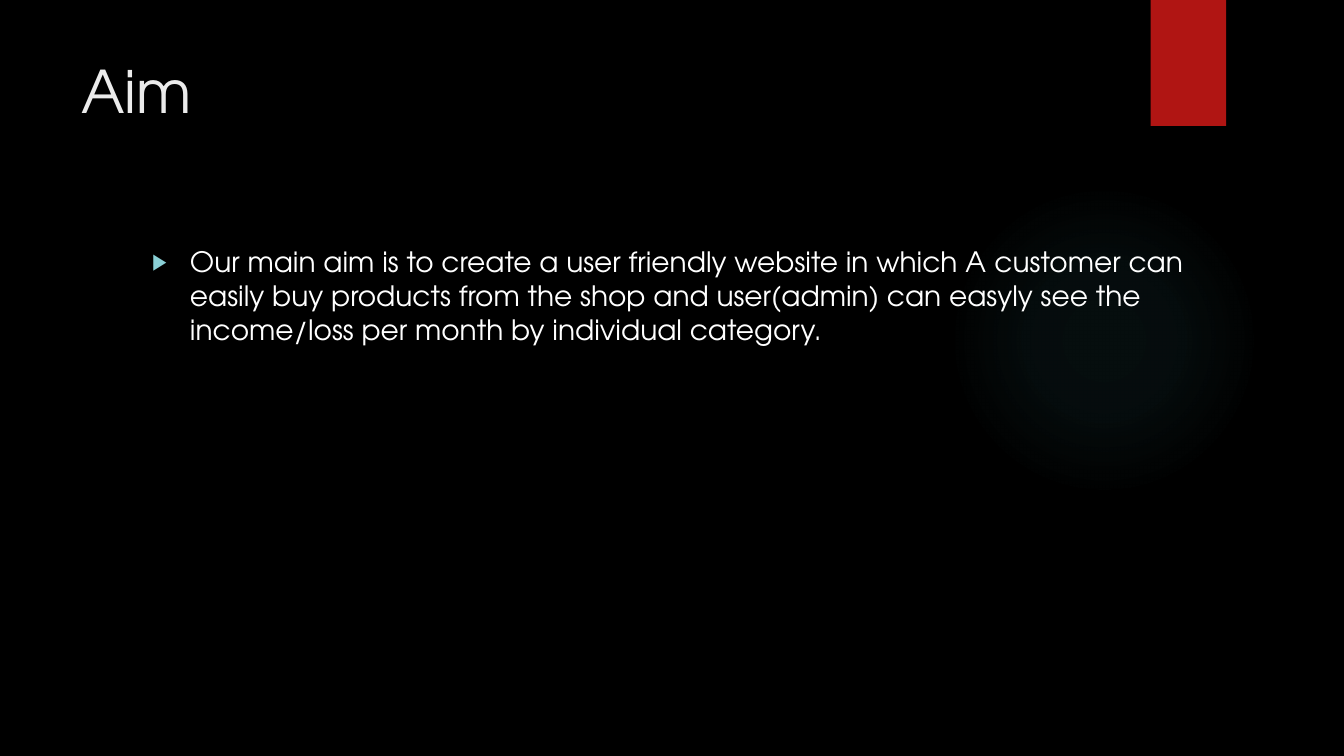
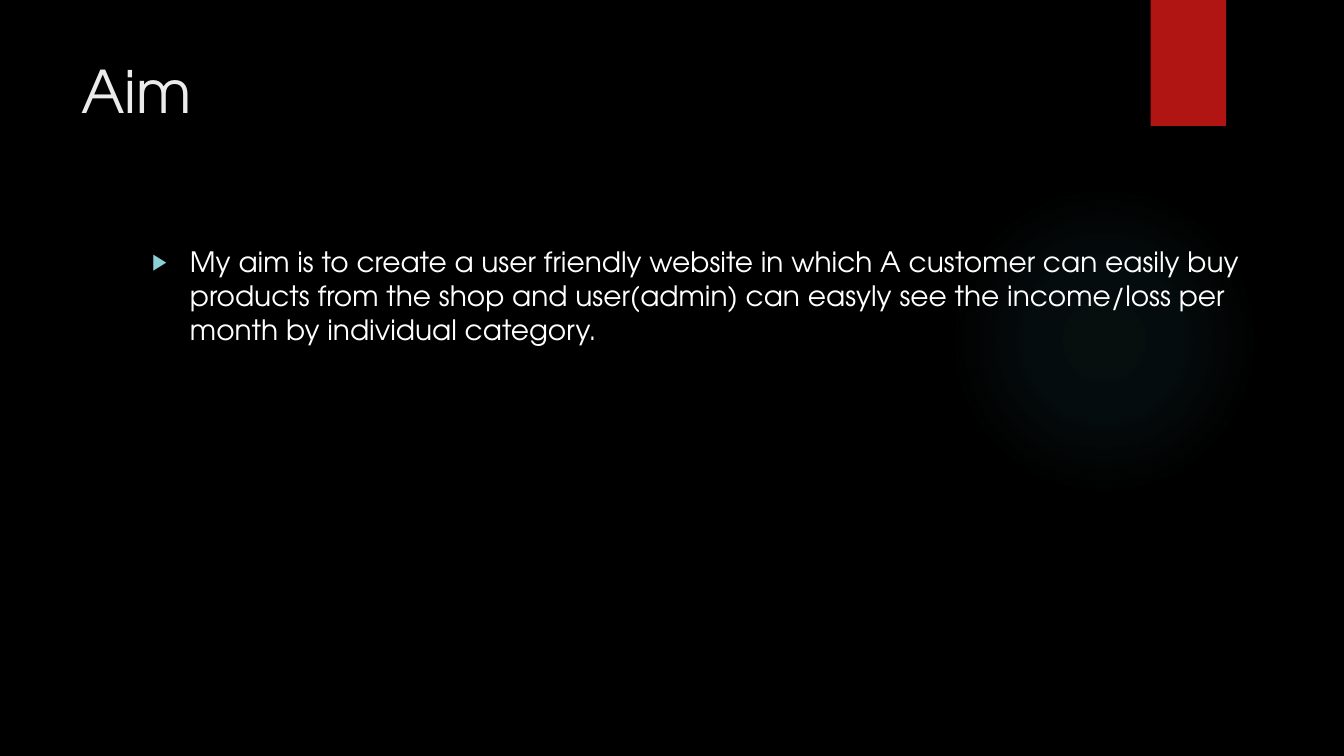
Before and after one commit to RafiAhmed030/cse-0402, a slide deck: slide 4 of Final/E-shop UG02-47-18-030.pptx. Drawn at 1344x756 pixels with LibreOffice and Linux fonts; fonts in the diff are those of the drawing; background and template pictures are left out. Boxes give left, top, right and bottom in pixels: in the first picture for what was removed or moved away, otherwise in the second. Text is boxed around its words. In the diff, an @@ line names an element or a change of style, - is before the commit and + after.

```diff
--- a/Final/E-shop UG02-47-18-030.pptx
+++ b/Final/E-shop UG02-47-18-030.pptx
@@ text at (190, 251, 1238, 346): text changed @@
-▶ Our main aim is to create a user friendly website in which A customer can easily buy products from the shop and user(admin) can easyly see the income/loss per month by individual category.
+▶ My aim is to create a user friendly website in which A customer can easily buy products from the shop and user(admin) can easyly see the income/loss per month by individual category.
```
